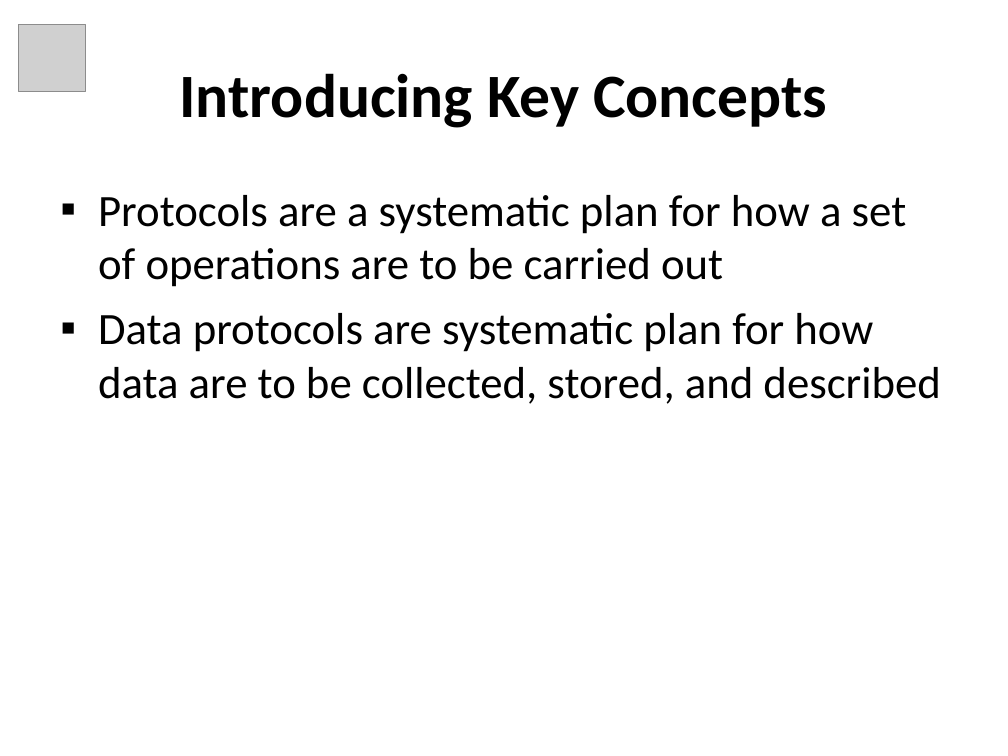
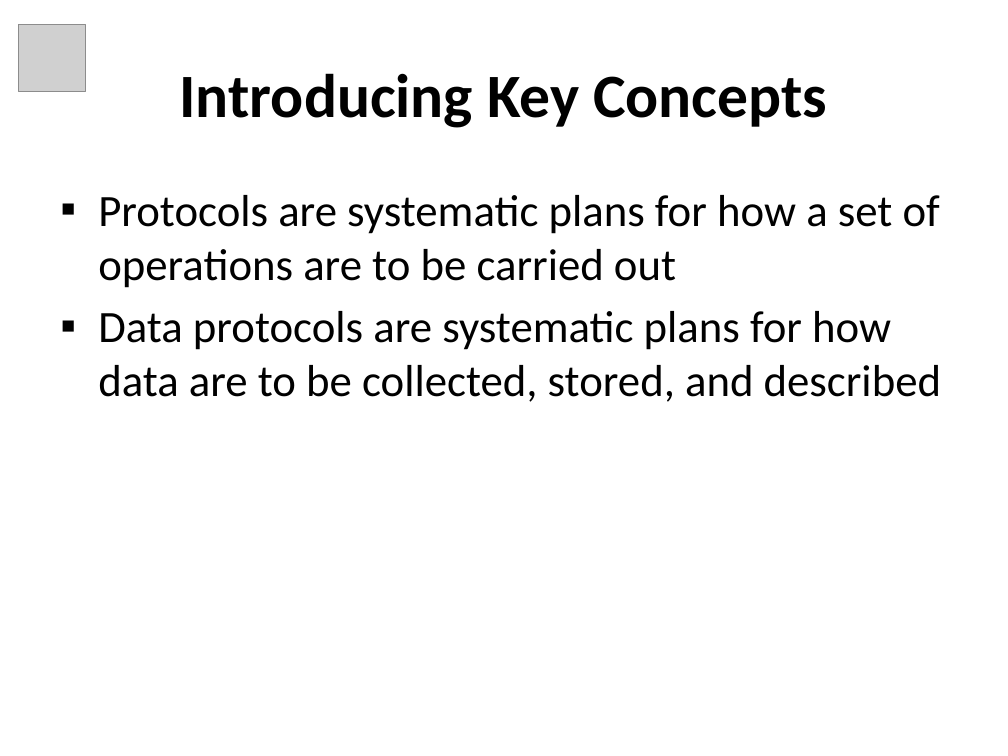
Before and after one commit to tascha/D4DM, a slide deck: slide 14 of documents/Module3_Slides.ppt. Drawn at 1008x756 pixels with LibreOffice and Linux fonts; fonts in the diff are those of the drawing; grey boxes stand for pictures. Boxes give left, top, right and bottom in pixels: in the first picture for what was removed or moved away, otherwise in the second. Text is boxed around its words. In the diff, an @@ line names an element or a change of style, - is before the commit and + after.

```diff
--- a/documents/Module3_Slides.ppt
+++ b/documents/Module3_Slides.ppt
@@ text at (98, 195, 941, 402): text changed @@
-▪ Protocols are a systematic plan for how a set of operations are to be carried out
-▪ Data protocols are systematic plan for how data are to be collected, stored, and described
+▪ Protocols are systematic plans for how a set of operations are to be carried out
+▪ Data protocols are systematic plans for how data are to be collected, stored, and described
```
Also in this commit, not shown: 16 other slides changed, 16 slides added, 4 slides removed.
